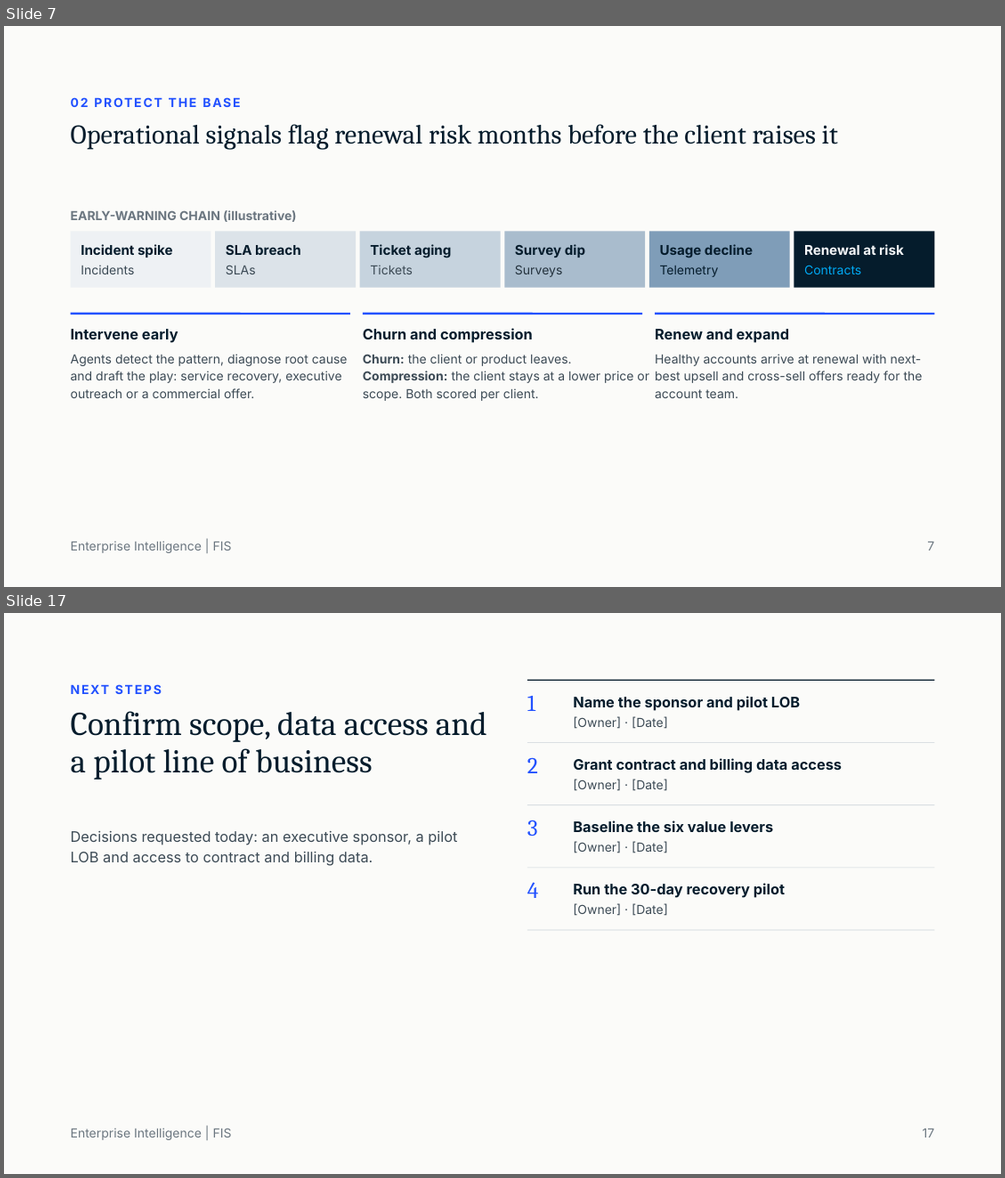
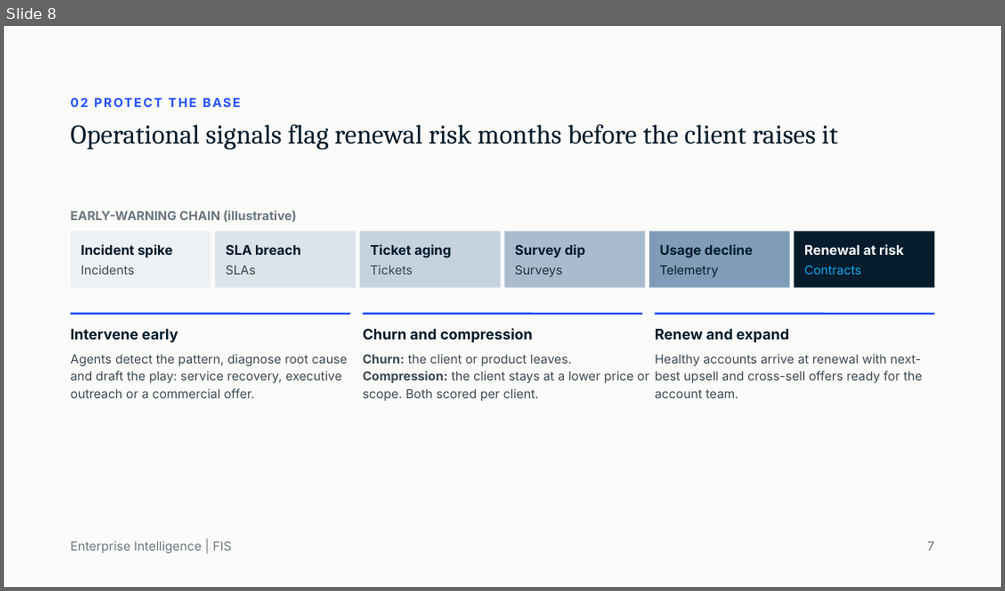
Before and after one commit to singhpawan/craigdeals, a slide deck: Enterprise Intelligence From Aggregated to Orchestrated.pptx. Shown one above the other, each under a label of ours: slides 7 and 17 before the commit, slide 8 after it; the slides between them are not shown. The pictures are 1005x1178 and 1005x591 pixels, drawn with LibreOffice and Linux fonts; fonts in the diff are those of the drawing. Boxes give left, top, right and bottom in pixels: in the first picture for what was removed or moved away, otherwise in the second. Text is boxed around its words. In the diff, an @@ line names an element or a change of style, - is before the commit and + after.

```diff
--- a/Enterprise Intelligence From Aggregated to Orchestrated.pptx
+++ b/Enterprise Intelligence From Aggregated to Orchestrated.pptx
@@ slide 17 removed at (x1=4, y1=613, x2=1001, y2=1174), background #FBFBF9 @@
@@ text removed at (x1=71, y1=680, x2=490, y2=699) @@
-NEXT STEPS
@@ line removed from (527, 681) to (934, 681) @@
@@ title removed at (x1=71, y1=711, x2=487, y2=779) @@
-Confirm scope, data access and a pilot line of business
@@ text removed at (x1=527, y1=696, x2=535, y2=711) @@
-1
@@ text removed at (x1=573, y1=696, x2=800, y2=711) @@
-Name the sponsor and pilot LOB
@@ text removed at (x1=573, y1=716, x2=668, y2=729) @@
-[Owner] · [Date]
@@ line removed from (527, 742) to (934, 742) @@
@@ text removed at (x1=527, y1=757, x2=538, y2=773) @@
-2
@@ text removed at (x1=573, y1=758, x2=841, y2=773) @@
-Grant contract and billing data access
@@ text removed at (x1=573, y1=779, x2=668, y2=791) @@
-[Owner] · [Date]
@@ line removed from (527, 805) to (934, 805) @@
@@ text removed at (x1=527, y1=819, x2=538, y2=835) @@
-3
@@ text removed at (x1=573, y1=820, x2=773, y2=832) @@
-Baseline the six value levers
@@ text removed at (x1=71, y1=831, x2=457, y2=866) @@
-Decisions requested today: an executive sponsor, a pilot LOB and access to contract and billing data.
@@ text removed at (x1=573, y1=841, x2=668, y2=853) @@
-[Owner] · [Date]
@@ line removed from (527, 868) to (934, 868) @@
@@ text removed at (x1=527, y1=882, x2=539, y2=898) @@
-4
@@ text removed at (x1=573, y1=883, x2=785, y2=898) @@
-Run the 30-day recovery pilot
@@ text removed at (x1=573, y1=903, x2=668, y2=916) @@
-[Owner] · [Date]
@@ line removed from (527, 930) to (934, 930) @@
@@ text removed at (x1=71, y1=1127, x2=232, y2=1140) @@
-Enterprise Intelligence | FIS
@@ text removed at (x1=922, y1=1128, x2=935, y2=1137) @@
-17
@@ what was slide 7 is now slide 8 @@
```
Also in this commit, not shown: 13 slides changed, 9 slides added, 2 other slides removed, 2 other files.
